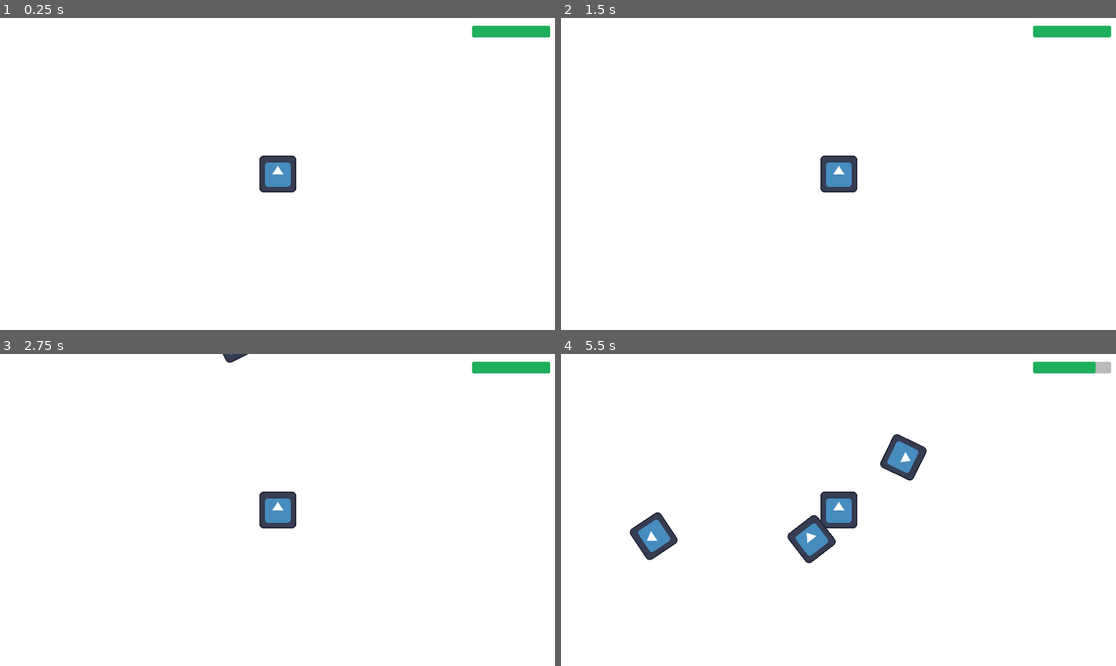
Above: before the commit, frames 1-4 (two rows, left to right).
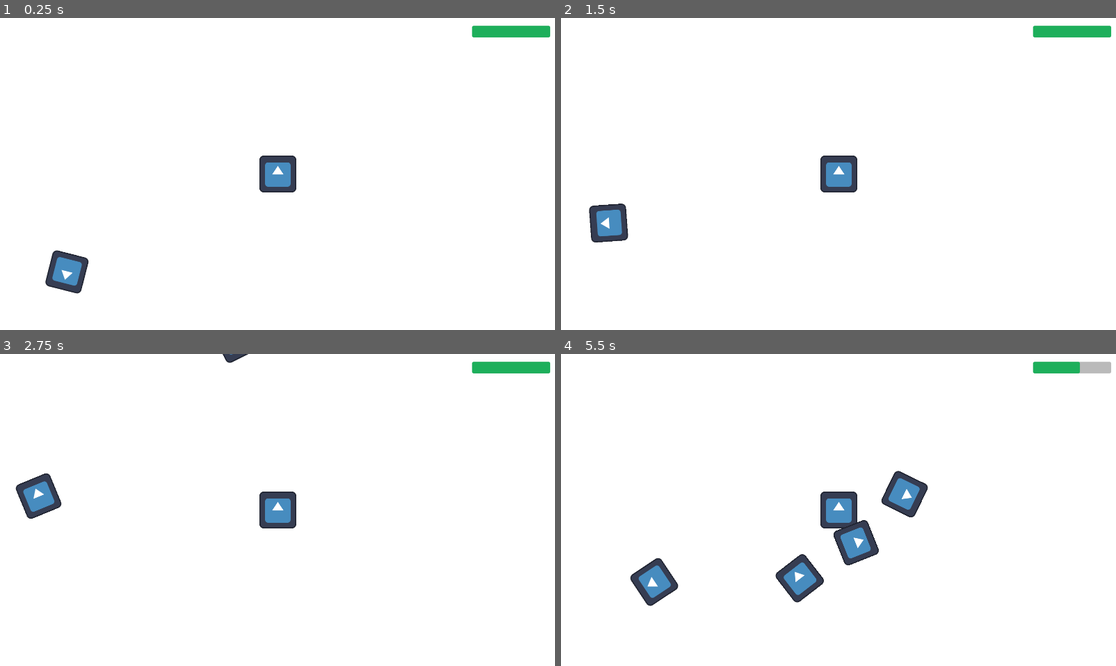
Above: after the commit, the same moments.

Repository: webermael/Informatikprojekt
Game: Godot game, scene res://Game.tscn
Two runs of this game, one before a commit and one after it. Both use one fixed random seed, a clock stepped at 60 frames per second and the inputs below. The engine's default icon, where the game draws it, is replaced by a stand-in: a white triangle on a blue panel in a dark square.
Inputs:
- Up to frame 1 (0.25 s): no input
- Up to frame 2 (1.5 s): hold Right (ui_right) 0.53-1.28 s; hold Down (ui_down) from 1.28 s (still down)
- Up to frame 3 (2.75 s): release Down (ui_down) at 2.03 s; hold Right (ui_right) from 2.03 s (still down)
- Up to frame 4 (5.5 s): release Right (ui_right) at 2.78 s; hold Up (ui_up) 2.78-3.53 s; hold Left (ui_left) 3.53-5.03 s; hold Down (ui_down) from 5.03 s (still down)

The runs differ from the first frame. In frame 1, 0.8% of the frame differs, in the area x 8-17%, y 74-89%; in frame 2, 0.8%; in frame 3, 0.8%; in frame 4, 5.3%, in the area x 12-97%, y 2-81%.

Commit message:
added decent pathfinding to rollers

Diff:
--- a/Enemies/Roller/Roller.gd
+++ b/Enemies/Roller/Roller.gd
@@ -2,15 +2,30 @@
 
 const SPEED = 200.0
 var health = 2
+const distance_for_friendship = 300
 
 @onready var player = $/root/Game/Player
 
 
 func _physics_process(delta):
 	var direction = global_position.direction_to(player.global_position)
+	var entities_in_vision = $Vision.get_overlapping_bodies()
+	var rollers_in_vision = Array ()
+	var rollers_nearby = Array ()
+	for entity in entities_in_vision:
+		if entity.is_in_group("Roller"):
+			rollers_in_vision.append(entity)
+		if global_position.distance_to(entity.global_position) < distance_for_friendship:
+			rollers_nearby.append(entity)
+	for roller in rollers_in_vision:
+		if roller in rollers_in_vision and roller not in rollers_nearby and rollers_nearby.size() < 3:
+			direction += global_position.direction_to(roller.global_position)
+		elif roller in rollers_nearby:
+			direction -= 0.5 * global_position.direction_to(roller.global_position)
+	direction /= direction.length()
 	velocity = direction * SPEED
-	if direction[0] > 0:
+	if global_position.direction_to(player.global_position)[0] > 0:
 		rotation += delta
-	elif direction[0] <= 0:
+	elif global_position.direction_to(player.global_position)[0] <= 0:
 		rotation -= delta
 	move_and_slide()
--- a/Enemies/Roller/Roller.tscn
+++ b/Enemies/Roller/Roller.tscn
@@ -6,7 +6,10 @@
 [sub_resource type="CircleShape2D" id="CircleShape2D_2l6ko"]
 radius = 64.0078
 
-[node name="Roller" type="CharacterBody2D" groups=["Enemies"]]
+[sub_resource type="CircleShape2D" id="CircleShape2D_eysqy"]
+radius = 450.64
+
+[node name="Roller" type="CharacterBody2D" groups=["Enemies", "Roller"]]
 platform_floor_layers = 4294967040
 script = ExtResource("1_mi4nt")
 
@@ -16,3 +19,8 @@
 
 [node name="CollisionShape2D" type="CollisionShape2D" parent="."]
 shape = SubResource("CircleShape2D_2l6ko")
+
+[node name="Vision" type="Area2D" parent="."]
+
+[node name="VisionShape" type="CollisionShape2D" parent="Vision"]
+shape = SubResource("CircleShape2D_eysqy")
--- a/Game.tscn
+++ b/Game.tscn
@@ -1,8 +1,9 @@
-[gd_scene load_steps=6 format=3 uid="uid://filrvjjqg6ij"]
+[gd_scene load_steps=7 format=3 uid="uid://filrvjjqg6ij"]
 
 [ext_resource type="Script" path="res://Game.gd" id="1_0qqco"]
 [ext_resource type="PackedScene" uid="uid://yja5fgu07w0" path="res://Player/Player.tscn" id="2_1h8cj"]
 [ext_resource type="AudioStream" uid="uid://b27y1kso8wsfm" path="res://music/Main_Loop.wav" id="3_3tn5c"]
+[ext_resource type="PackedScene" uid="uid://dix0smnrj0j4l" path="res://Enemies/Roller/Roller.tscn" id="4_t8ced"]
 
 [sub_resource type="StyleBoxFlat" id="StyleBoxFlat_x4d02"]
 bg_color = Color(0.113725, 0.686275, 0.356863, 1)
@@ -70,4 +71,7 @@
 stream = ExtResource("3_3tn5c")
 autoplay = true
 
+[node name="Roller" parent="." instance=ExtResource("4_t8ced")]
+position = Vector2(186, 900)
+
 [connection signal="timeout" from="SpawnTimer" to="." method="_on_spawn_timer_timeout"]
Not shown: 1 places in Enemies/Roller/Roller.tscn that only renumber resources
